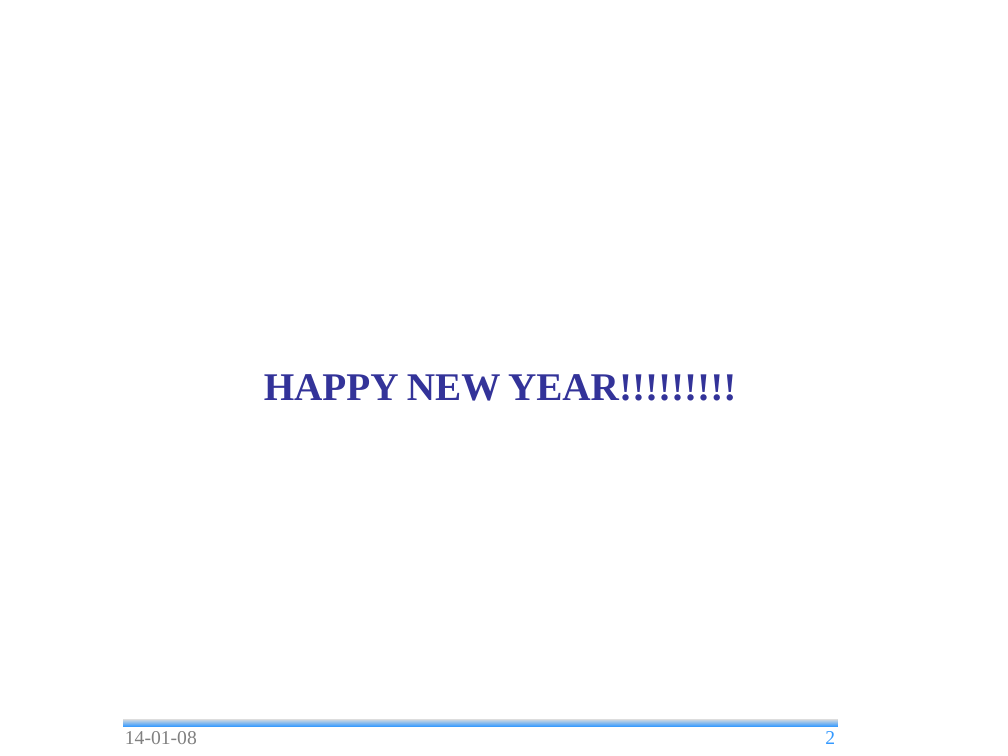
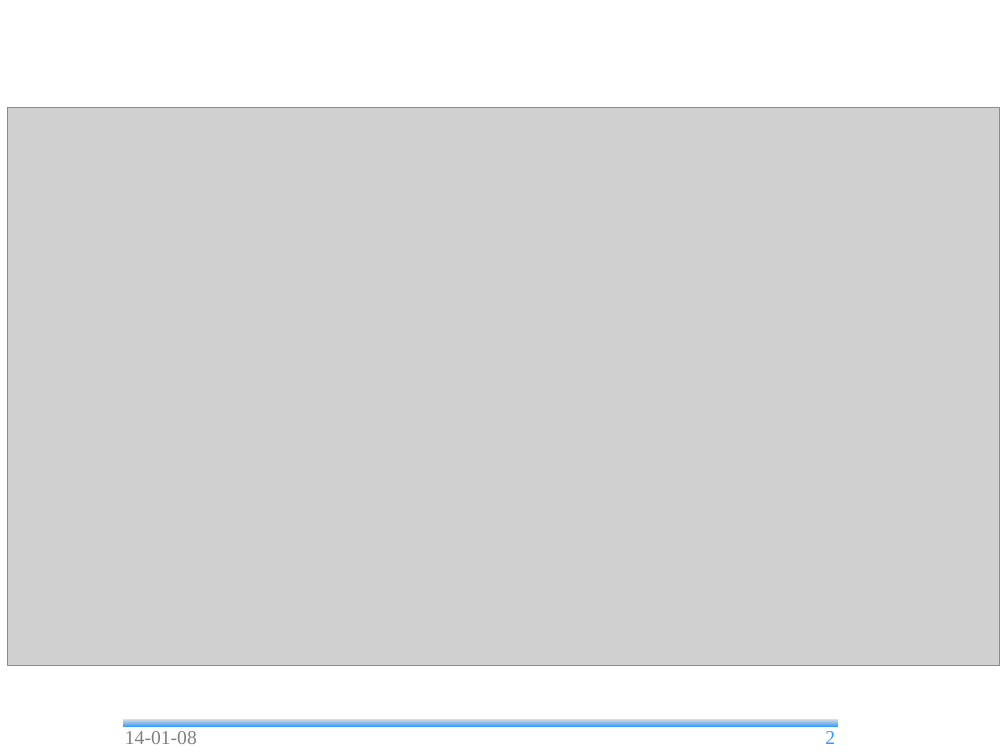
Before and after one commit to andrea-bottoli/DSD, a slide deck: slide 2 of Documentation/Presentations/Final_Presentation.odp. Drawn at 1008x756 pixels with LibreOffice and Linux fonts; fonts in the diff are those of the drawing; grey boxes stand for pictures; background and template pictures are left out. Boxes give left, top, right and bottom in pixels: in the first picture for what was removed or moved away, otherwise in the second. Text is boxed around its words. In the diff, an @@ line names an element or a change of style, - is before the commit and + after.

```diff
--- a/Documentation/Presentations/Final_Presentation.odp
+++ b/Documentation/Presentations/Final_Presentation.odp
@@ picture added at [8,108,1000,666] @@
@@ text removed at [264,374,736,401] @@
-HAPPY NEW YEAR!!!!!!!!!
```
Also in this commit, not shown: 1 other slide changed, 20 slides added, 1 other file.
